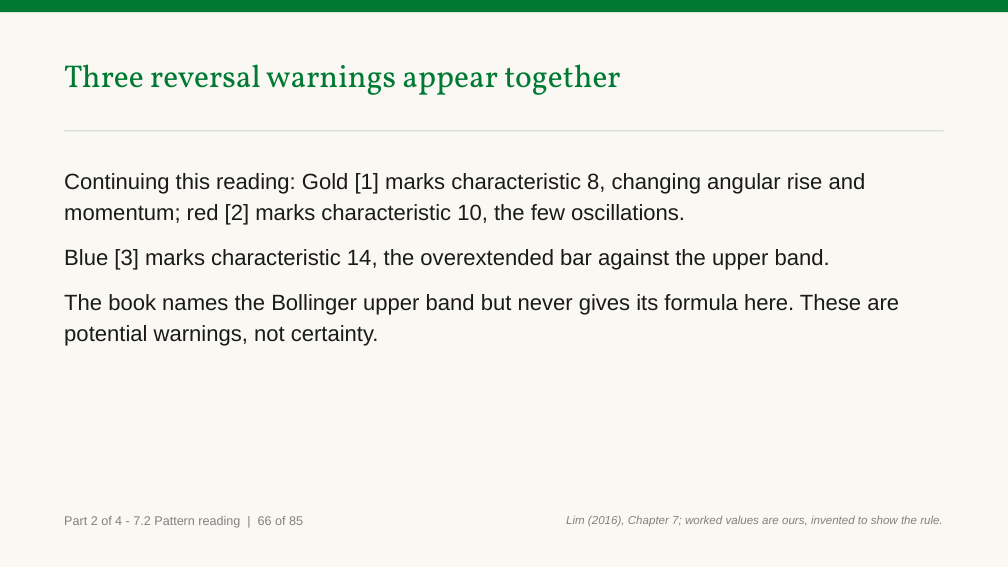
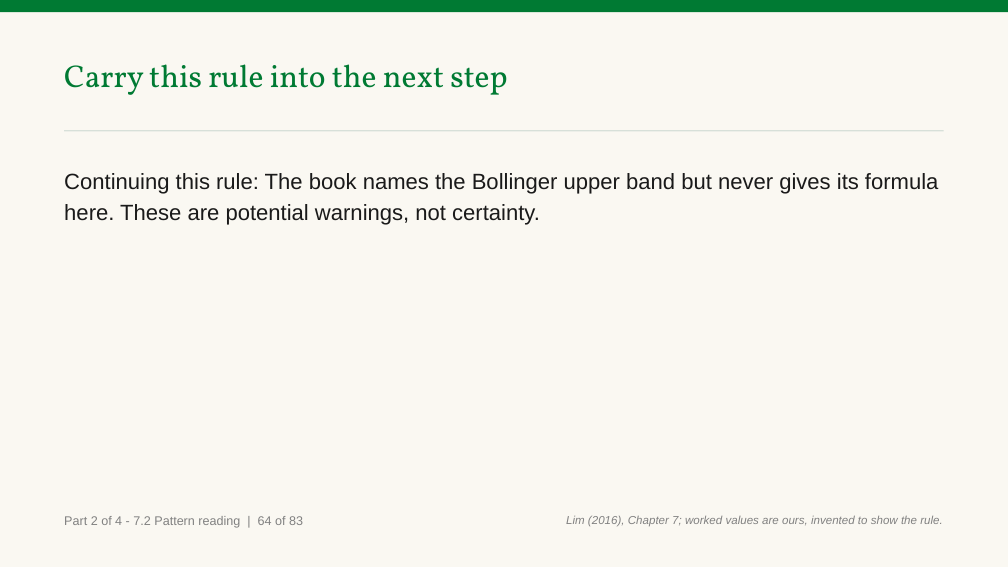
Before and after one commit to benjiesotelo-sudo/Telos_FIN1209, a slide deck: slide 89 of chapter-07/FIN1209-Chapter-07.pptx (slide 91 before the commit). Drawn at 1008x567 pixels with LibreOffice and Linux fonts; fonts in the diff are those of the drawing. Boxes give left, top, right and bottom in pixels: in the first picture for what was removed or moved away, otherwise in the second. Text is boxed around its words. In the diff, an @@ line names an element or a change of style, - is before the commit and + after.

Commit message:
fix(ch7): close Part 2 reader findings

```diff
--- a/chapter-07/FIN1209-Chapter-07.pptx
+++ b/chapter-07/FIN1209-Chapter-07.pptx
@@ text at box(64, 64, 507, 95): text changed @@
-Three reversal warnings appear together
+Carry this rule into the next step
@@ text at box(64, 173, 938, 225): text changed @@
-Continuing this reading: Gold [1] marks characteristic 8, changing angular rise and momentum; red [2] marks characteristic 10, the few oscillations.
-Blue [3] marks characteristic 14, the overextended bar against the upper band.
-The book names the Bollinger upper band but never gives its formula here. These are potential warnings, not certainty.
+Continuing this rule: The book names the Bollinger upper band but never gives its formula here. These are potential warnings, not certainty.
@@ text at box(64, 516, 303, 528): text changed @@
-Part 2 of 4 - 7.2 Pattern reading | 66 of 85
+Part 2 of 4 - 7.2 Pattern reading | 64 of 83
```
Also in this commit, not shown: 91 other slides changed, 1 slide added, 3 slides removed, 2 other files.
